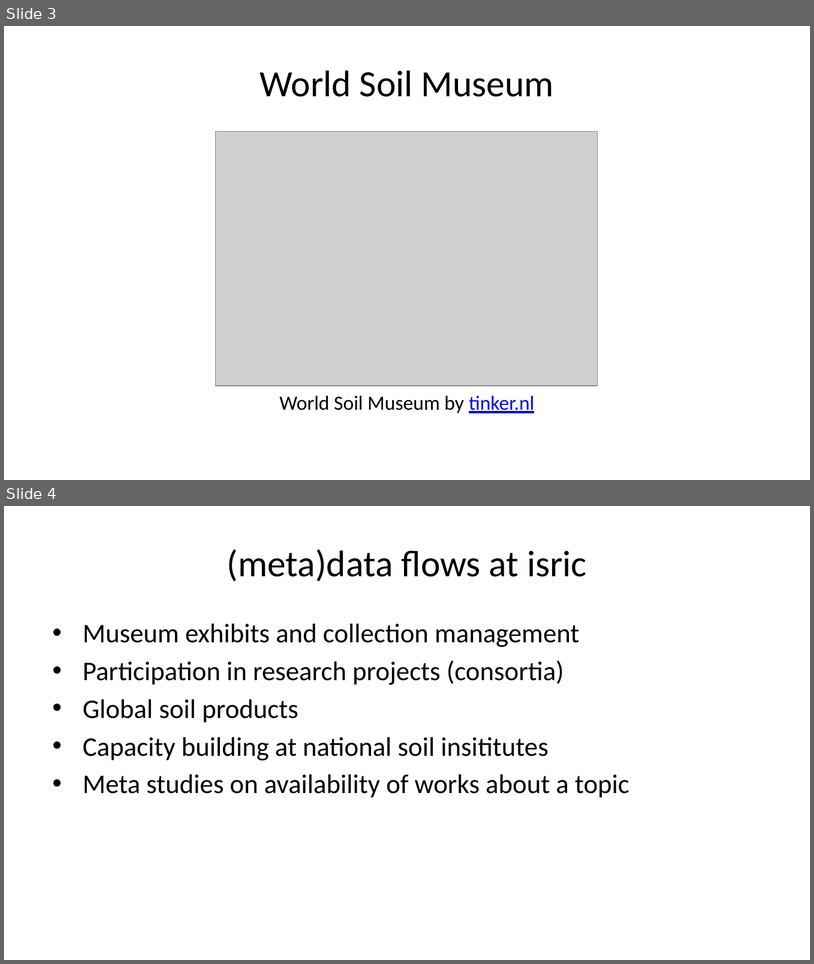
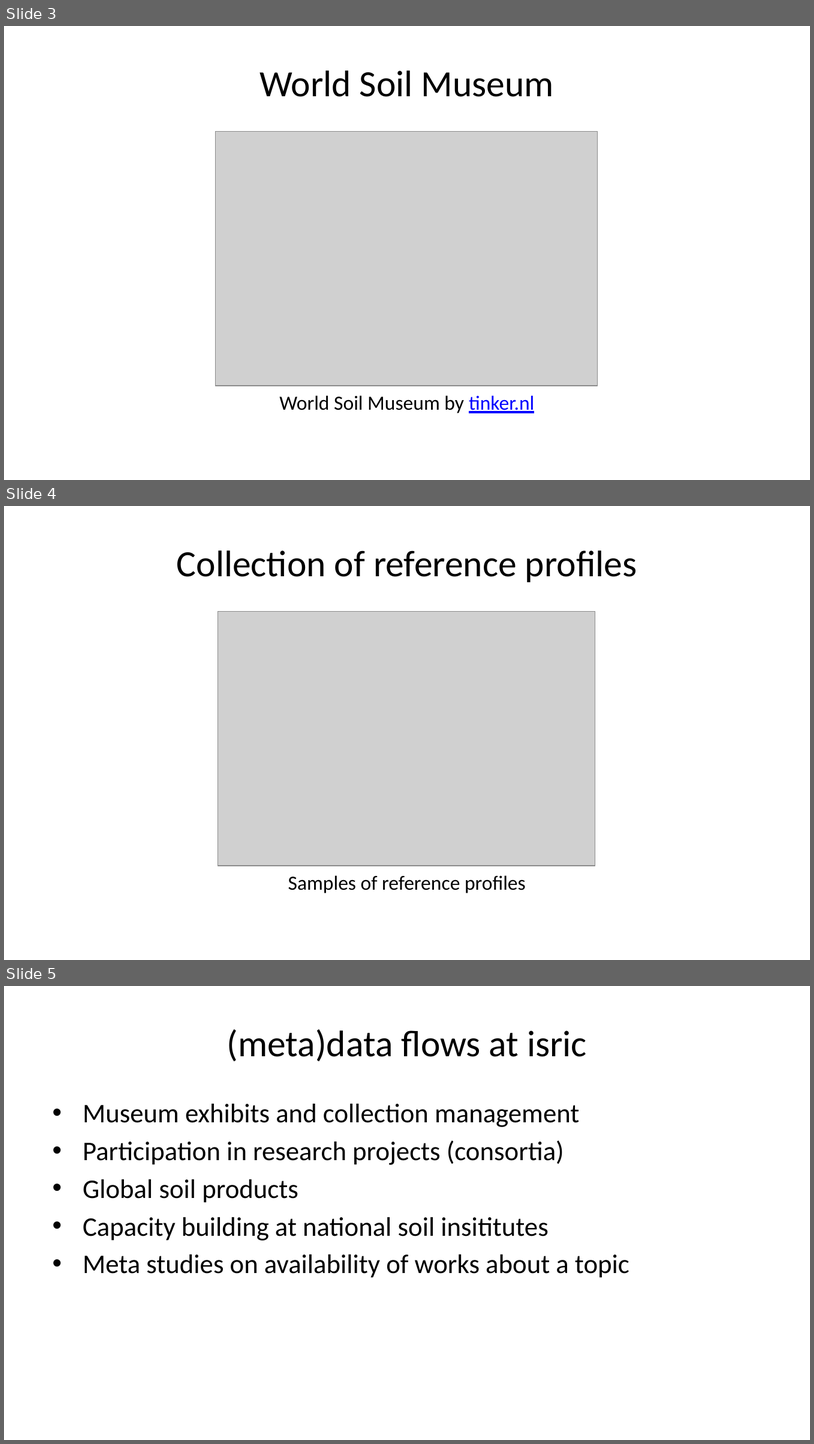
Before and after one commit to pvgenuchten/slides, a slide deck: slides/2026-metadataatisric.pptx. Shown one above the other, each under a label of ours: slides 3 and 4 before the commit, slides 3, 4 and 5 after it. The pictures are 814x964 and 814x1444 pixels, drawn with LibreOffice and Linux fonts; fonts in the diff are those of the drawing; grey boxes stand for pictures. Boxes give left, top, right and bottom in pixels: in the first picture for what was removed or moved away, otherwise in the second. Text is boxed around its words. In the diff, an @@ line names an element or a change of style, - is before the commit and + after.

```diff
--- a/slides/2026-metadataatisric.pptx
+++ b/slides/2026-metadataatisric.pptx
@@ slide 4 added at bbox=[4, 506, 810, 960], background #FFFFFF @@
@@ title added at bbox=[177, 550, 638, 582], 33 pt, text #000000 @@
+Collection of reference profiles
@@ picture added at bbox=[218, 612, 595, 865] @@
@@ text added at bbox=[288, 875, 526, 893], 18 pt, text #000000 @@
+Samples of reference profiles
@@ what was slide 4 is now slide 5 @@
```
Also in this commit, not shown: 4 slides changed, 12 other files.
